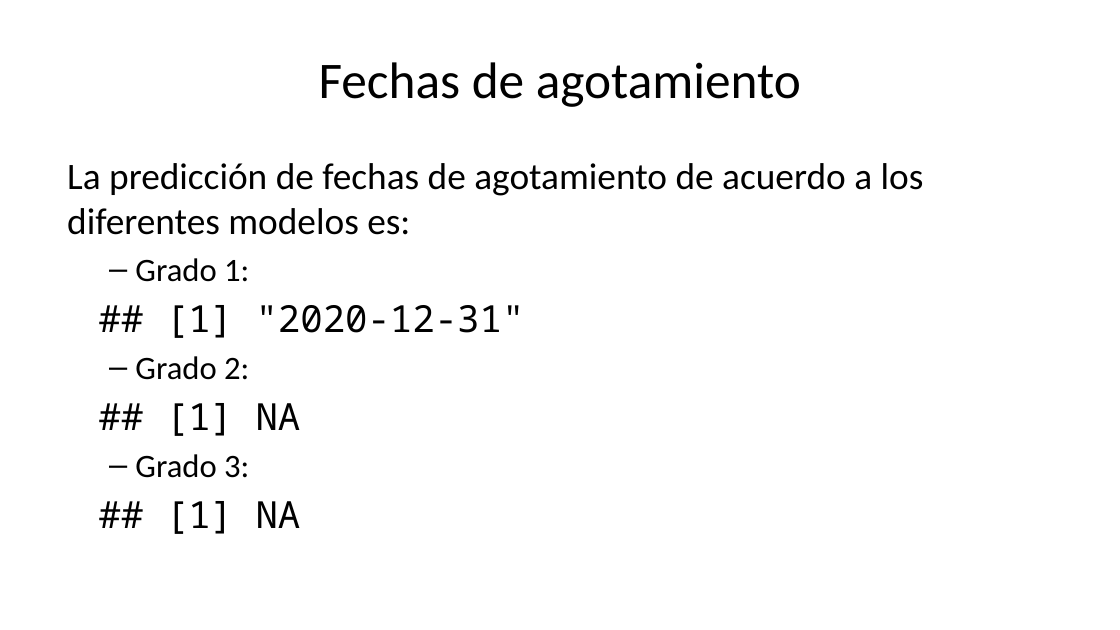
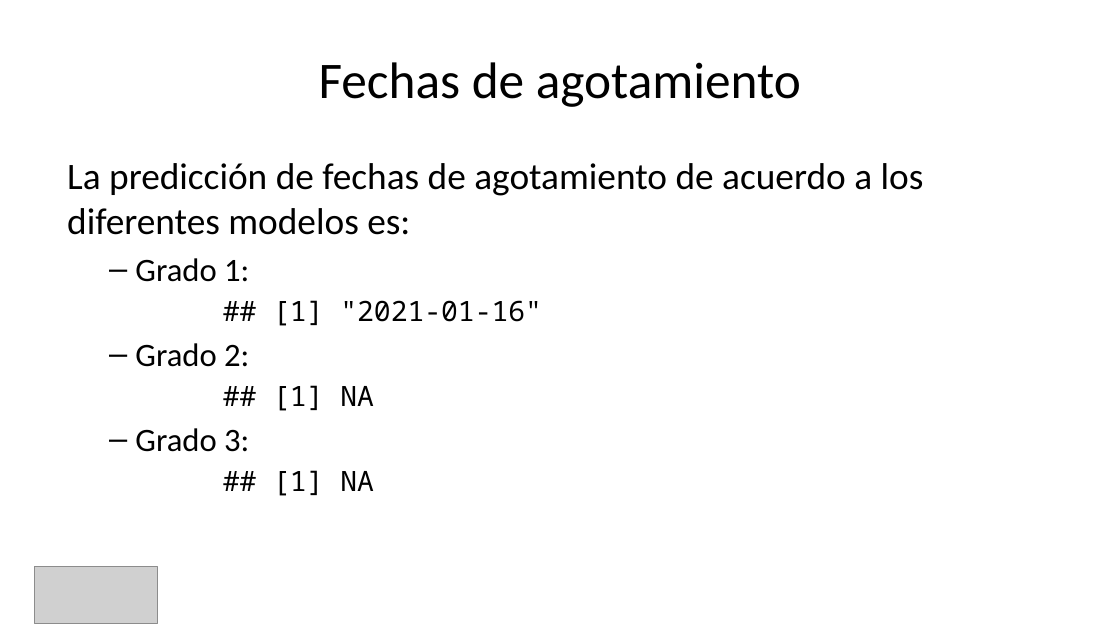
Before and after one commit to cm2c-internet-measurements/internet-data-models-and-viz, a slide deck: slide 9 of lacnic-ipv4-fase3-model/LACNIC_IPv4_F3_Report_v3.pptx. Drawn at 1120x630 pixels with LibreOffice and Linux fonts; fonts in the diff are those of the drawing; grey boxes stand for pictures; background and template pictures are left out. Boxes give left, top, right and bottom in pixels: in the first picture for what was removed or moved away, otherwise in the second. Text is boxed around its words. In the diff, an @@ line names an element or a change of style, - is before the commit and + after.

```diff
--- a/lacnic-ipv4-fase3-model/LACNIC_IPv4_F3_Report_v3.pptx
+++ b/lacnic-ipv4-fase3-model/LACNIC_IPv4_F3_Report_v3.pptx
@@ text at [273, 300, 542, 326]: text changed; size 24 to 18 pt @@
-## [1] "2020-12-31"
+## [1] "2021-01-16"
@@ text at [273, 385, 374, 496]: size 24 to 18 pt in "## [1] NA", "## [1] NA"; indent changed; less space between paragraphs @@
@@ picture added at [35, 567, 158, 623] @@
```
Also in this commit, not shown: 7 other slides changed, 4 other files.
